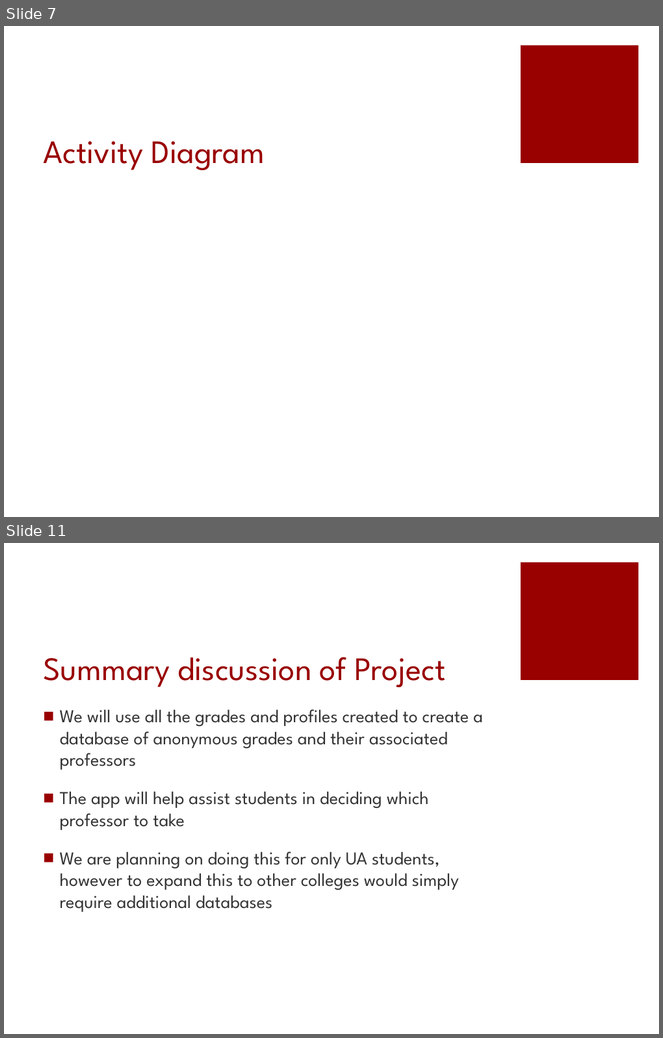
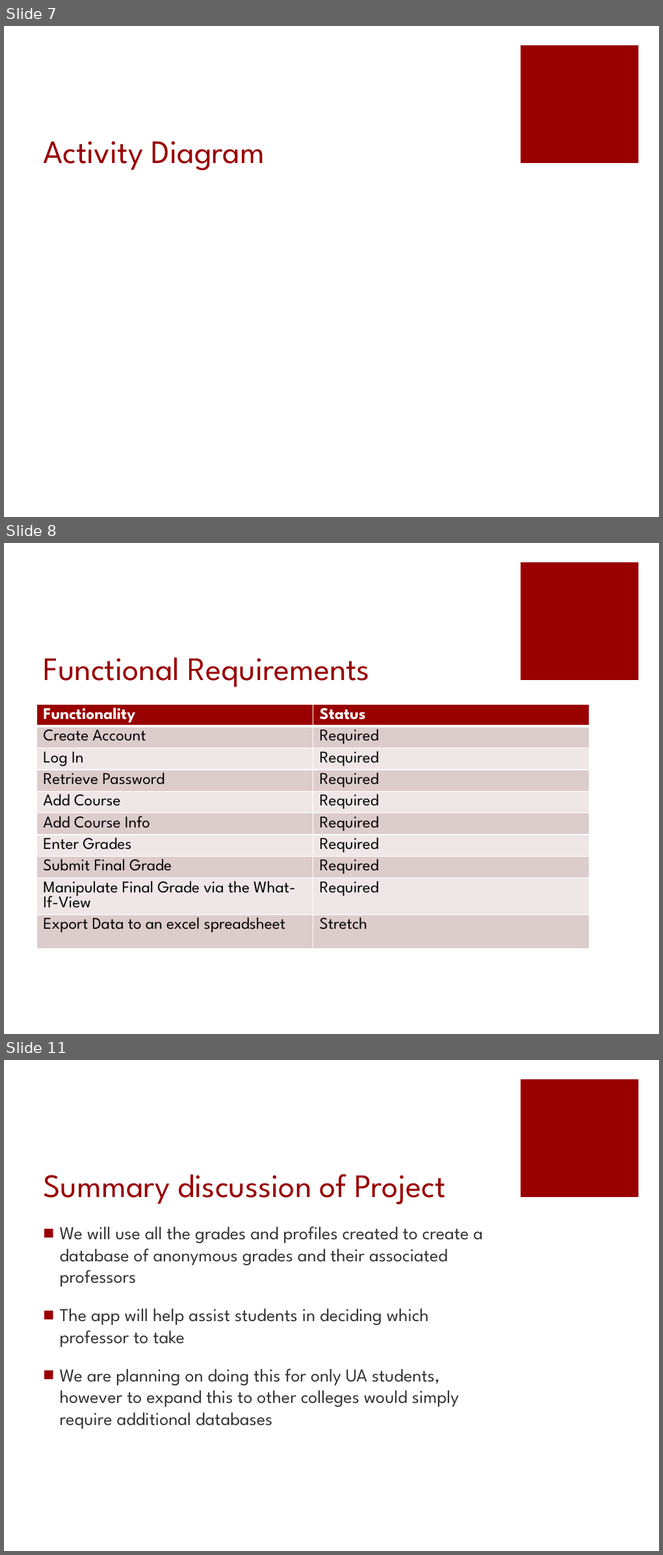
Before and after one commit to amdonham/DropGrade, a slide deck: Documents/SeniorDesignRequirementsP1.pptx. Shown one above the other, each under a label of ours: slides 7 and 11 before the commit, slides 7, 8 and 11 after it; the slides between them are not shown. The pictures are 663x1038 and 663x1555 pixels, drawn with LibreOffice and Linux fonts; fonts in the diff are those of the drawing. Boxes give left, top, right and bottom in pixels: in the first picture for what was removed or moved away, otherwise in the second. Text is boxed around its words. In the diff, an @@ line names an element or a change of style, - is before the commit and + after.

```diff
--- a/Documents/SeniorDesignRequirementsP1.pptx
+++ b/Documents/SeniorDesignRequirementsP1.pptx
@@ slide 8 added at (4,543,659,1034), background #FFFFFF; not listed: 1 template element that a slide beside it also shows @@
@@ title added at (43,657,370,687), 36 pt, text #990000 @@
+Functional Requirements
@@ table added at (36,705,590,1006), 10 rows, 2 columns @@
+Functionality | Status
+Create Account | Required
+Log In | Required
+Retrieve Password | Required
+Add Course | Required
+Add Course Info | Required
+Enter Grades | Required
+Submit Final Grade | Required
+Manipulate Final Grade via the What-If-View | Required
+Export Data to an excel spreadsheet | Stretch
```
Also in this commit, not shown: 3 slides changed, 1 other slide added, 2 slides removed, 1 other file.
